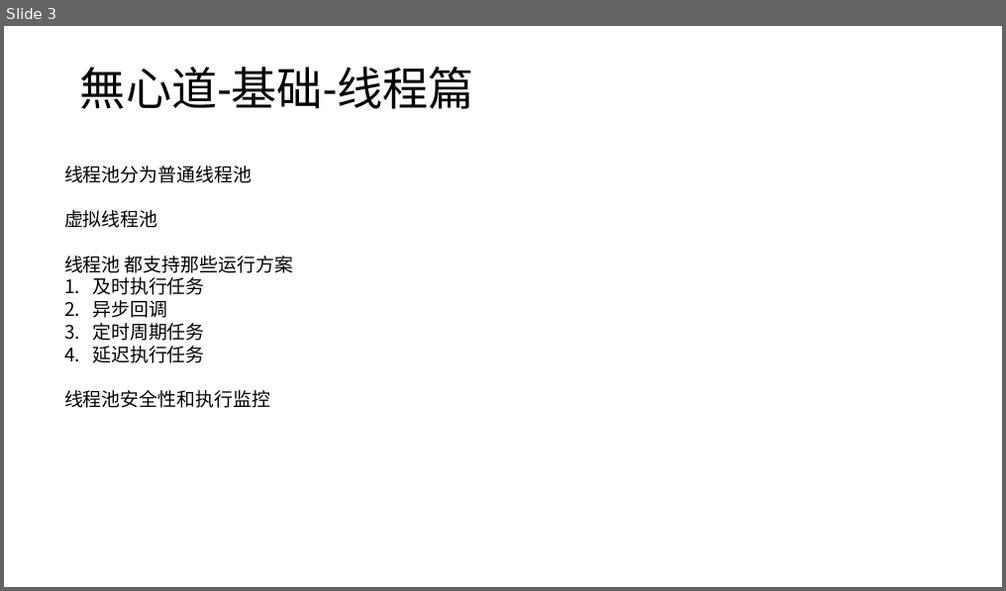
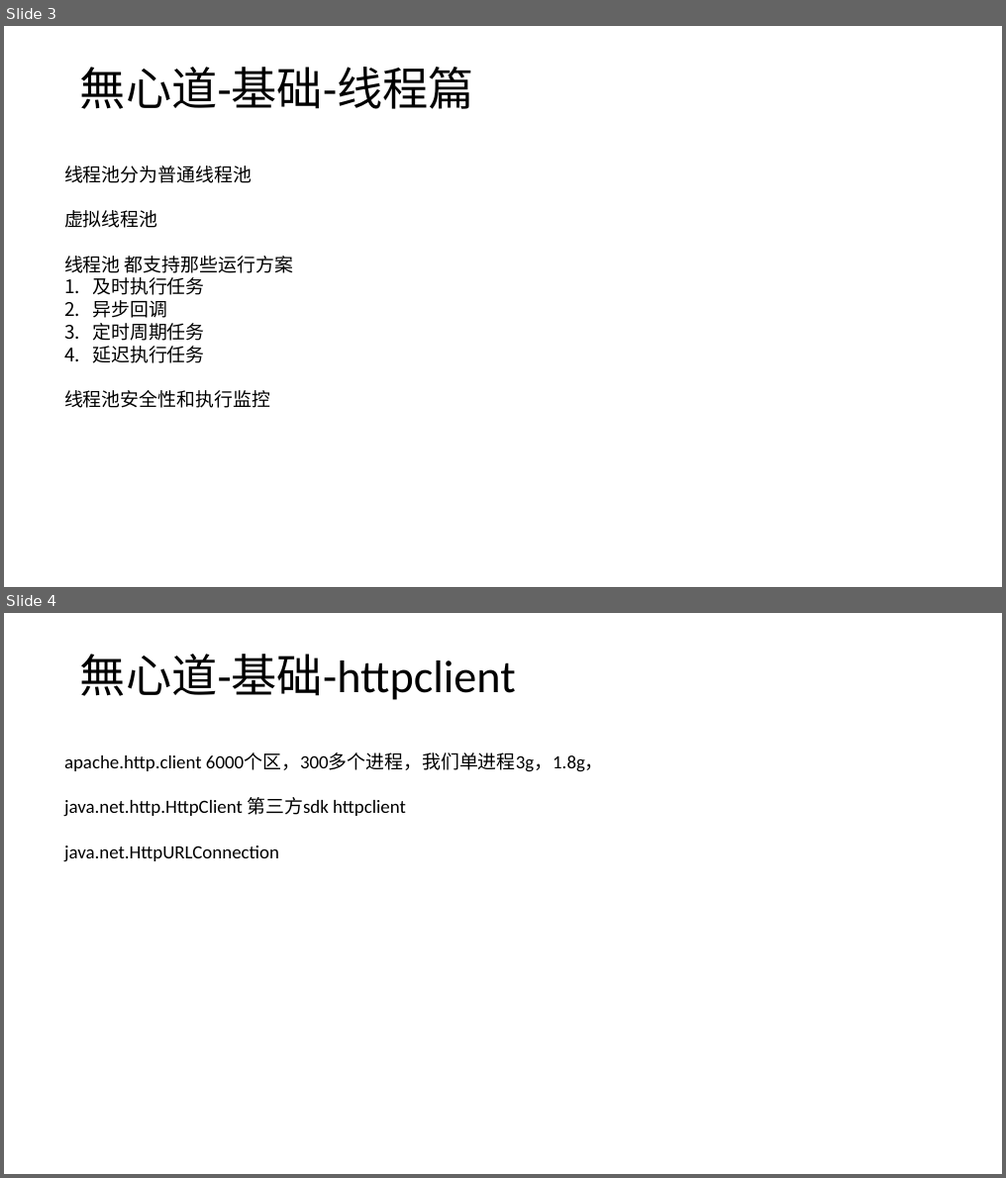
Before and after one commit to wxd-gaming/wxdgaming.boot, a slide deck: 無心道快速开服演示文稿.pptx. Shown one above the other, each under a label of ours: slide 3 before the commit, slides 3 and 4 after it. The pictures are 1006x591 and 1006x1178 pixels, drawn with LibreOffice and Linux fonts; fonts in the diff are those of the drawing. Boxes give left, top, right and bottom in pixels: in the first picture for what was removed or moved away, otherwise in the second. Text is boxed around its words. In the diff, an @@ line names an element or a change of style, - is before the commit and + after.

Commit message:
httpclient batis ship讲解测试代码

```diff
--- a/無心道快速开服演示文稿.pptx
+++ b/無心道快速开服演示文稿.pptx
@@ slide 4 added at [4,613,1002,1174], background #FFFFFF @@
@@ title added at [80,654,516,700], 44 pt, text #000000 @@
+無心道-基础-httpclient
@@ text added at [64,754,604,862], 18 pt, text #000000 @@
+apache.http.client 6000个区，300多个进程，我们单进程3g，1.8g，
+java.net.http.HttpClient 第三方sdk httpclient
+java.net.HttpURLConnection
```
Also in this commit, not shown: 1 other slide added, 14 other files.
